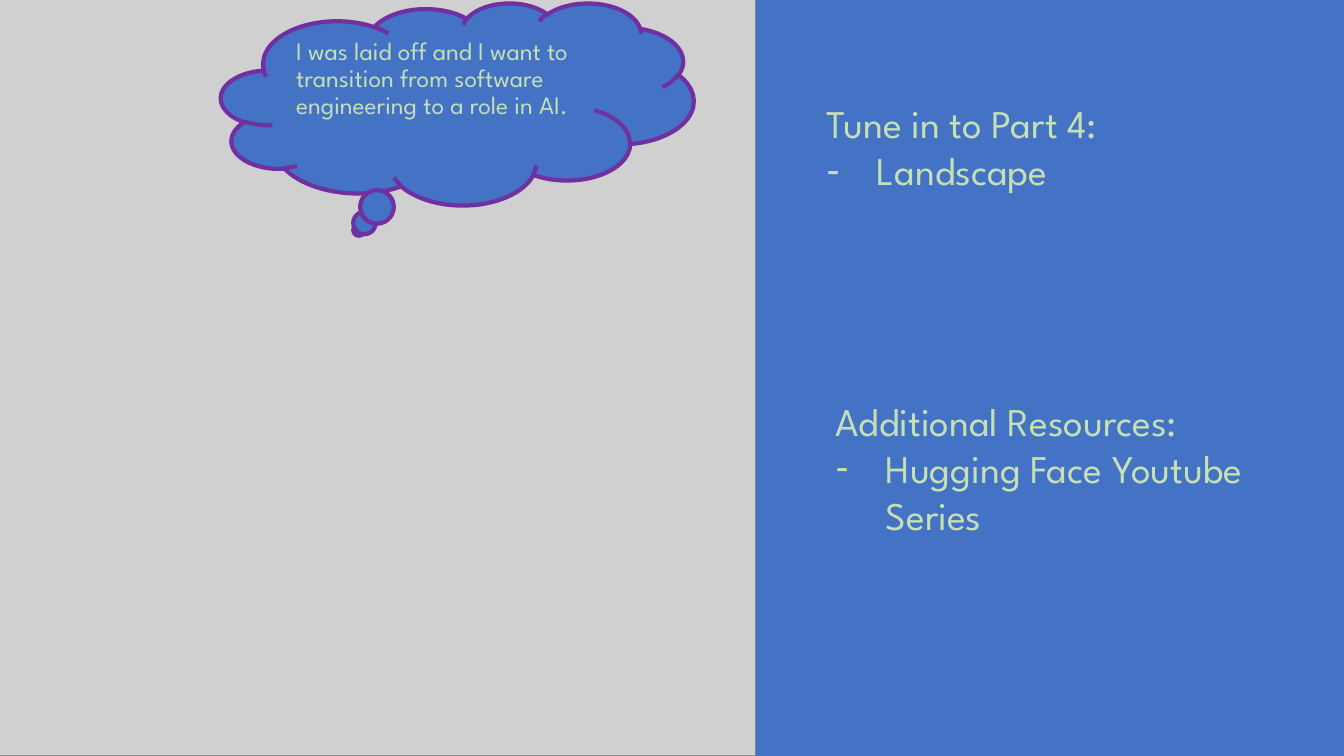
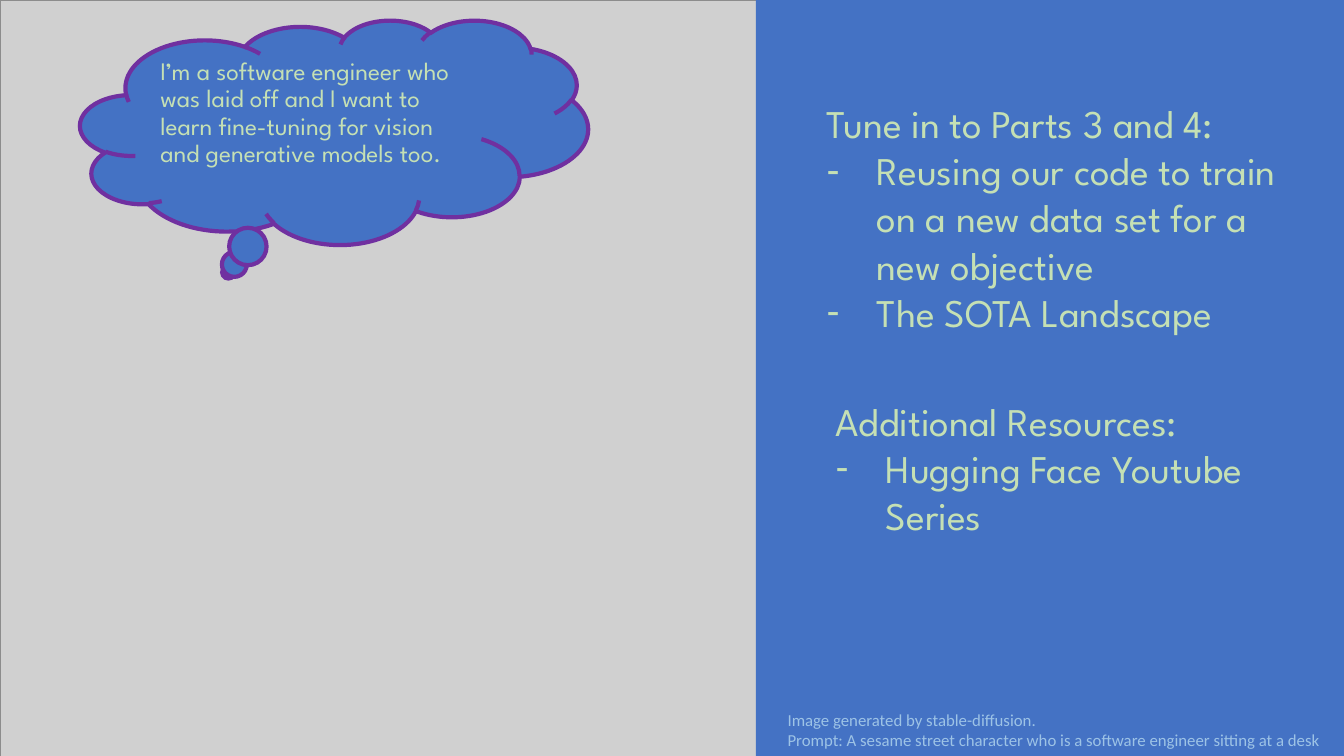
Before and after one commit to danasaur/bert, a slide deck: slide 5 of bert-fine-tuning.pptx (slide 7 before the commit). Drawn at 1344x756 pixels with LibreOffice and Linux fonts; fonts in the diff are those of the drawing; grey boxes stand for pictures. Boxes give left, top, right and bottom in pixels: in the first picture for what was removed or moved away, otherwise in the second. Text is boxed around its words. In the diff, an @@ line names an element or a change of style, - is before the commit and + after.

Commit message:
modified characters to be from custom stable diffusion prompts

```diff
--- a/bert-fine-tuning.pptx
+++ b/bert-fine-tuning.pptx
@@ thought cloud "I’m a software engineer who ...": place and size @@
-thought cloud "I’m a software engineer who ..." at (221,3,694,205)
+thought cloud "I’m a software engineer who ..." at (81,20,589,245)
@@ text in thought cloud at (160,62,449,168): text changed @@
-I was laid off and I want to transition from software engineering to a role in AI.
+I’m a software engineer who was laid off and I want to learn fine-tuning for vision and generative models too.
@@ text at (827,111,1276,335): text changed @@
-Tune in to Part 4:
-– Landscape
+Tune in to Parts 3 and 4:
+– Reusing our code to train on a new data set for a new objective
+– The SOTA Landscape
@@ text added at (788,714,1319,749), 12 pt, text #9DC3E6 @@
+Image generated by stable-diffusion.
+Prompt: A sesame street character who is a software engineer sitting at a desk
```
Also in this commit, not shown: 5 other slides changed, 2 slides removed.
